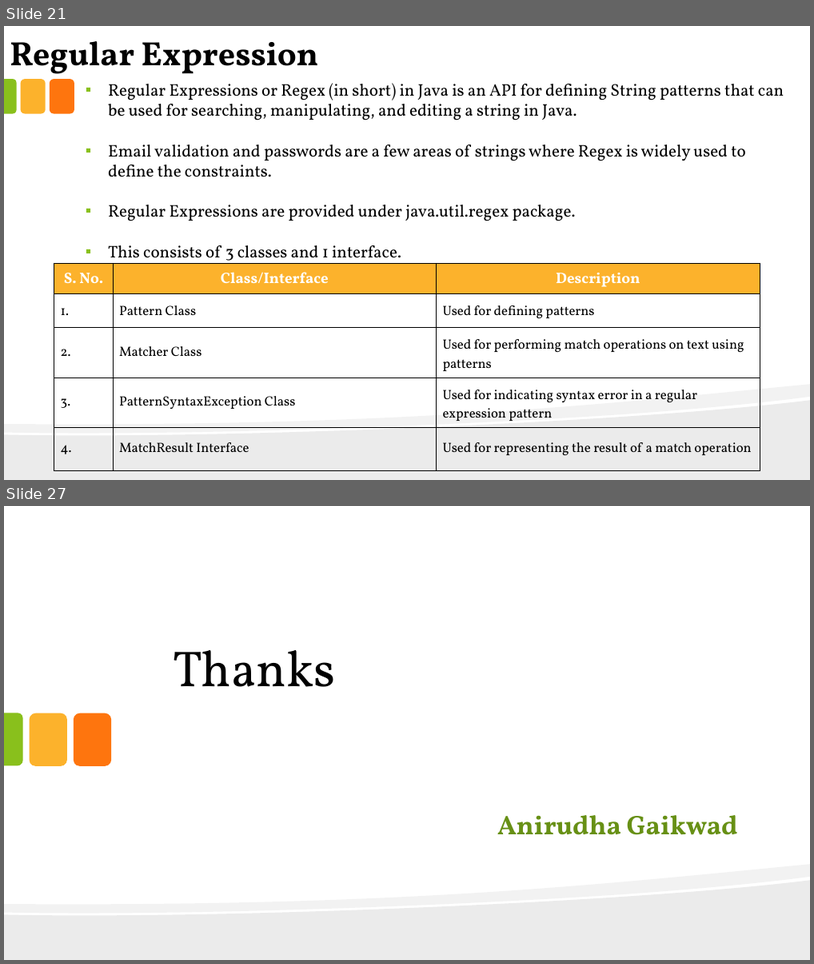
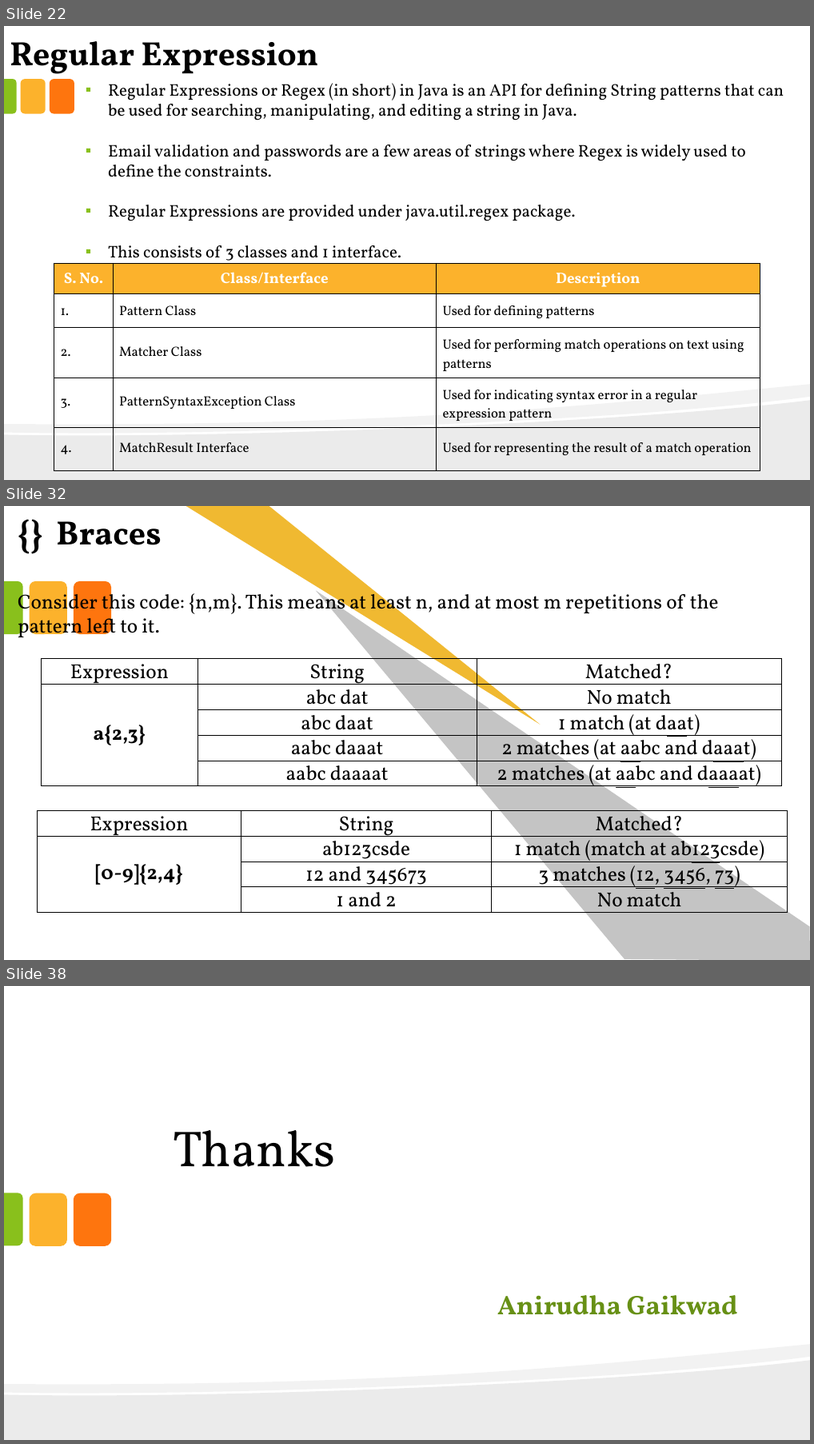
Before and after one commit to anirudhagaikwad/Java_Programming, a slide deck: Java_PPT/#7_String.pptx. Shown one above the other, each under a label of ours: slides 21 and 27 before the commit, slides 22, 32 and 38 after it; the slides between them are not shown. The pictures are 814x964 and 814x1444 pixels, drawn with LibreOffice and Linux fonts; fonts in the diff are those of the drawing. Boxes give left, top, right and bottom in pixels: in the first picture for what was removed or moved away, otherwise in the second. Text is boxed around its words. In the diff, an @@ line names an element or a change of style, - is before the commit and + after.

Commit message:
String Program Update

```diff
--- a/Java_PPT/#7_String.pptx
+++ b/Java_PPT/#7_String.pptx
@@ slide 32 added at [4,506,810,960], background #FFFFFF @@
@@ text added at [56,521,161,545], 40 pt, text #000000, bold @@
+{} Braces
@@ freeform shape added at [186,506,550,751], fill #F0B931 @@
@@ freeform shape added at [303,506,810,960], fill #C4C4C4 @@
@@ round same rect added at [4,581,22,634], fill #89C01C @@
@@ text added at [18,589,719,641], 24 pt, text #000000 @@
+Consider this code: {n,m}. This means at least n, and at most m repetitions of the pattern left to it.
@@ rounded rectangle added at [30,581,67,634], fill #FCB22C @@
@@ rounded rectangle added at [74,581,112,634], fill #FE750E @@
@@ table added at [41,659,782,792], 5 rows, 3 columns @@
+Expression | String | Matched?
+a{2,3} | abc dat | No match
+ | abc daat | 1 match (at daat)
+ | aabc daaat | 2 matches (at aabc and daaat)
+ | aabc daaaat | 2 matches (at aabc and daaaat)
@@ table added at [38,810,787,916], 4 rows, 3 columns @@
+Expression | String | Matched?
+[0-9]{2,4} | ab123csde | 1 match (match at ab123csde)
+ | 12 and 345673 | 3 matches (12, 3456, 73)
+ | 1 and 2 | No match
@@ what was slide 21 is now slide 22 @@
@@ what was slide 27 is now slide 38 @@
```
Also in this commit, not shown: 5 slides changed, 15 other slides added, 5 slides removed, 2 other files.
